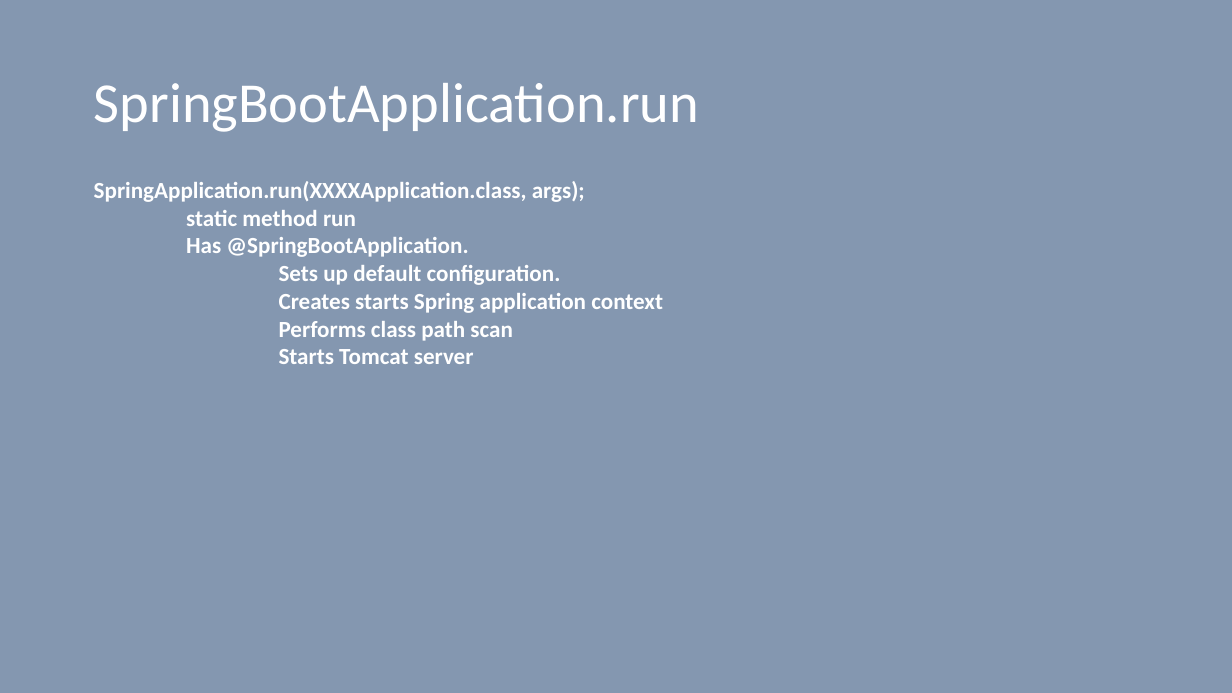
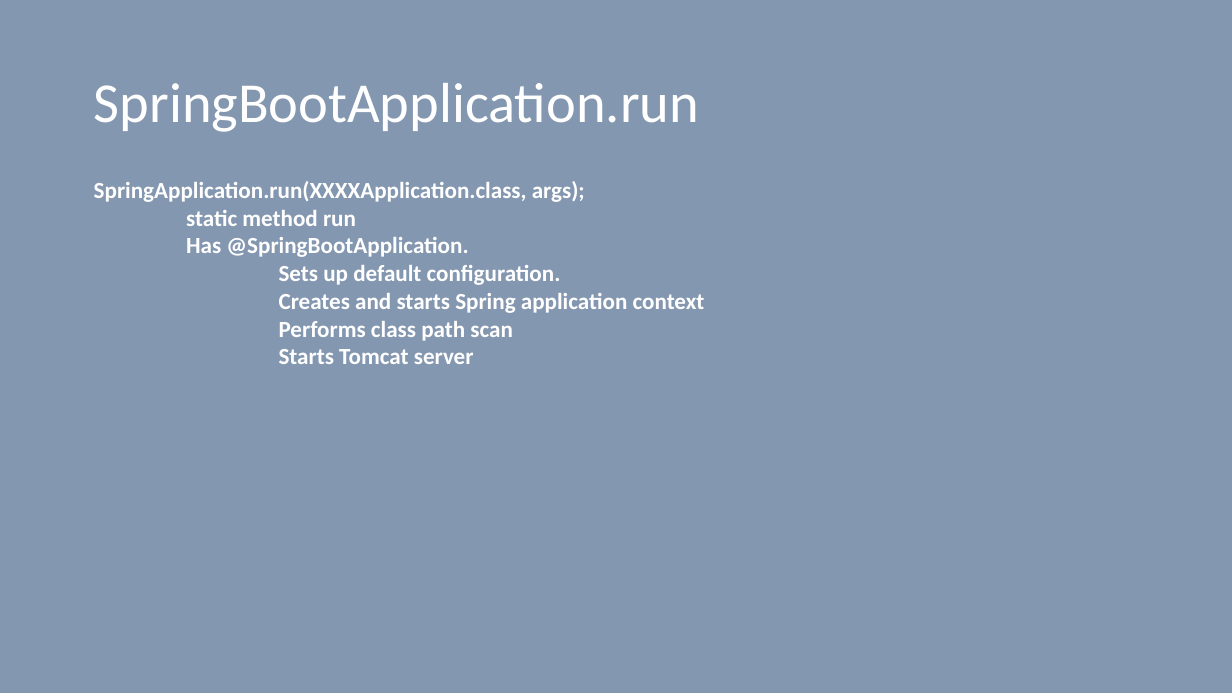
Before and after one commit to vilasvarghese/microservices, a slide deck: slide 16 of training/day1/3SpringBootDay1And2.pptx. Drawn at 1232x693 pixels with LibreOffice and Linux fonts; fonts in the diff are those of the drawing. Boxes give left, top, right and bottom in pixels: in the first picture for what was removed or moved away, otherwise in the second. Text is boxed around its words. In the diff, an @@ line names an element or a change of style, - is before the commit and + after.

```diff
--- a/training/day1/3SpringBootDay1And2.pptx
+++ b/training/day1/3SpringBootDay1And2.pptx
@@ text at bbox=[279, 293, 705, 313]: text changed @@
-Creates starts Spring application context
+Creates and starts Spring application context
```
Also in this commit, not shown: 2 other slides changed, 5 other files.
